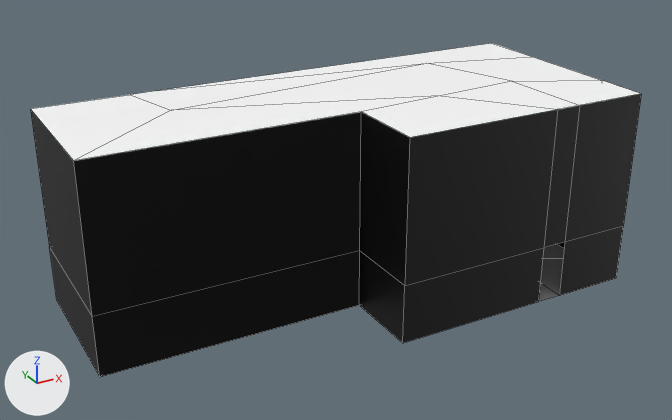
The FBX model Assets/Environment/SM_Hangar.fbx, before and after one commit.
One viewpoint serves both versions: a 50 mm lens placed at (-9.6, -21.9, 17.1), pointed at (5.5, 5.6, 3.4). The axes (+X, +Y, +Z) are drawn at lower left. The lights are the same throughout. Mesh edges are drawn as thin lines. Where no turn or scale is listed for an object, it has been applied to the vertices.

Names of what the first picture shows: 'SM_Hangar'.
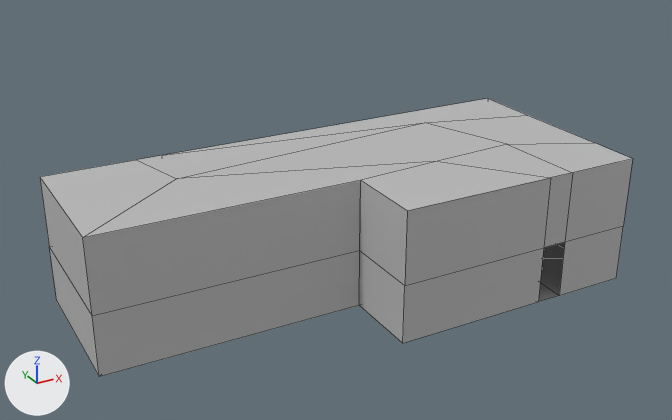
The edits, one by one:
me_mesh has 44 vertices, 40 faces and spans x -4.0..15.7, y -8.8..0.0, z 0.0..7.5.
me_mesh is used by ob_sm_hangar; location (0.0, 10.0, 0.0).
me_mesh no longer uses material mat_lambert93 (white #ffffff).
me_mesh part 1: all 16 vertices in x -4.0..15.7, y -8.8..0.0, z 7.5 are moved by (0.0, 0.0, -2.5).
me_mesh part 2: all 22 faces that had it switch from mat_lambert92 (black #000000) to mat_lambert91 (grey #bcbcbc).

Where the change shows, as pixel boxes [x1, y1, x2, y2] in the pictures (672 x 420 px; the box of a moved part takes in the faces that stretch with it):
'SM_Hangar', reshaped, recoloured (black to grey, 16% shorter): before [31, 43, 641, 377]; after [40, 98, 632, 377]
part 1 of me_mesh, moved or reshaped: before [31, 43, 641, 317]; after [40, 98, 632, 316]
part 2 of me_mesh, recoloured (black to grey): [49, 226, 623, 377] in both
